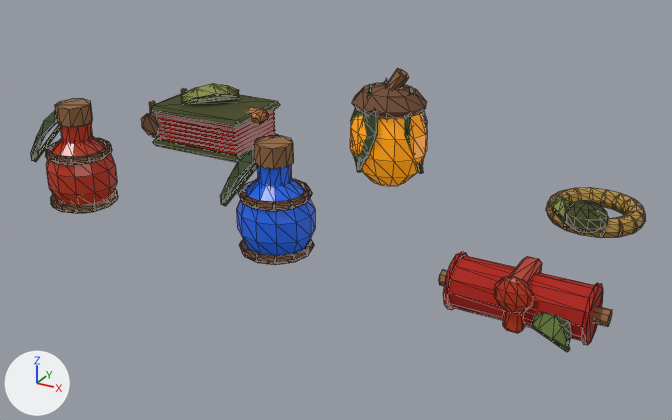
Two versions of the glTF model art/sources/items/briarwatch-rewards/model.glb, one commit apart.
Rendered twice from a 50 mm camera at (3.6, -6.57, 3.36) aimed at (0.06, -0.14, 0.15). The lights are fixed; the arrows at lower left show +X, +Y and +Z. The older version comes first. Mesh edges are drawn as thin lines. Vertices at exactly the same position are counted once.

Names of what the first picture shows: 'briarwatch-rewards · evaluated preview mesh'.
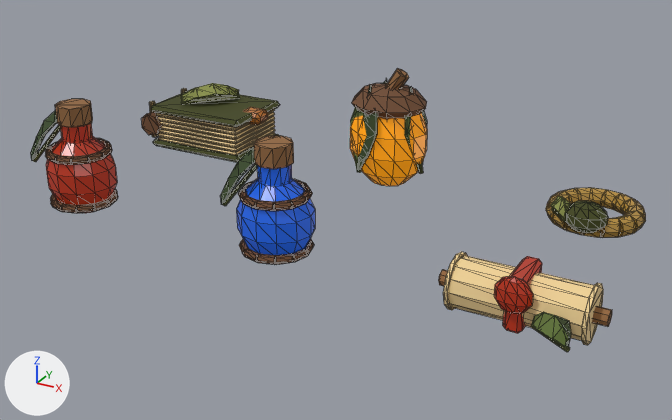
The edits, one by one:
me_individual_birch_leaf_pages_007 has 2070 vertices, 3781 faces and spans x -0.66..4.6, y -2.42..0.42, z -0.04..1.12.
me_individual_birch_leaf_pages_007 is used by ob_briarwatch_rewards___evaluated_preview_mesh; location (-2.0, 1.0, 0.0).
me_individual_birch_leaf_pages_007 part 1: 440 faces centred in x -0.5..4.5, y -2.2..0.37, z 0.03..0.43 are repainted in the vertex colours; the middle colour goes from red #ad1500 to beige #f1d397.

Pixel boxes [x1, y1, x2, y2] of what changed, in the pictures (672 x 420 px):
part 1 of me_individual_birch_leaf_pages_007, recoloured
    both: [156, 109, 603, 345]
